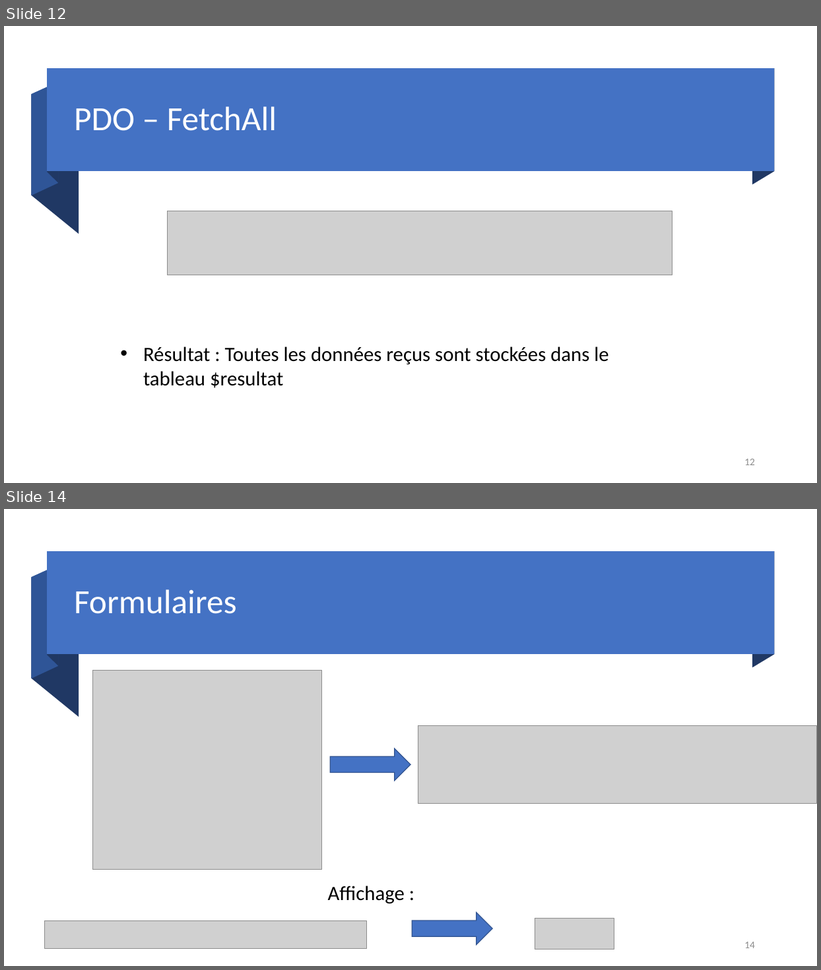
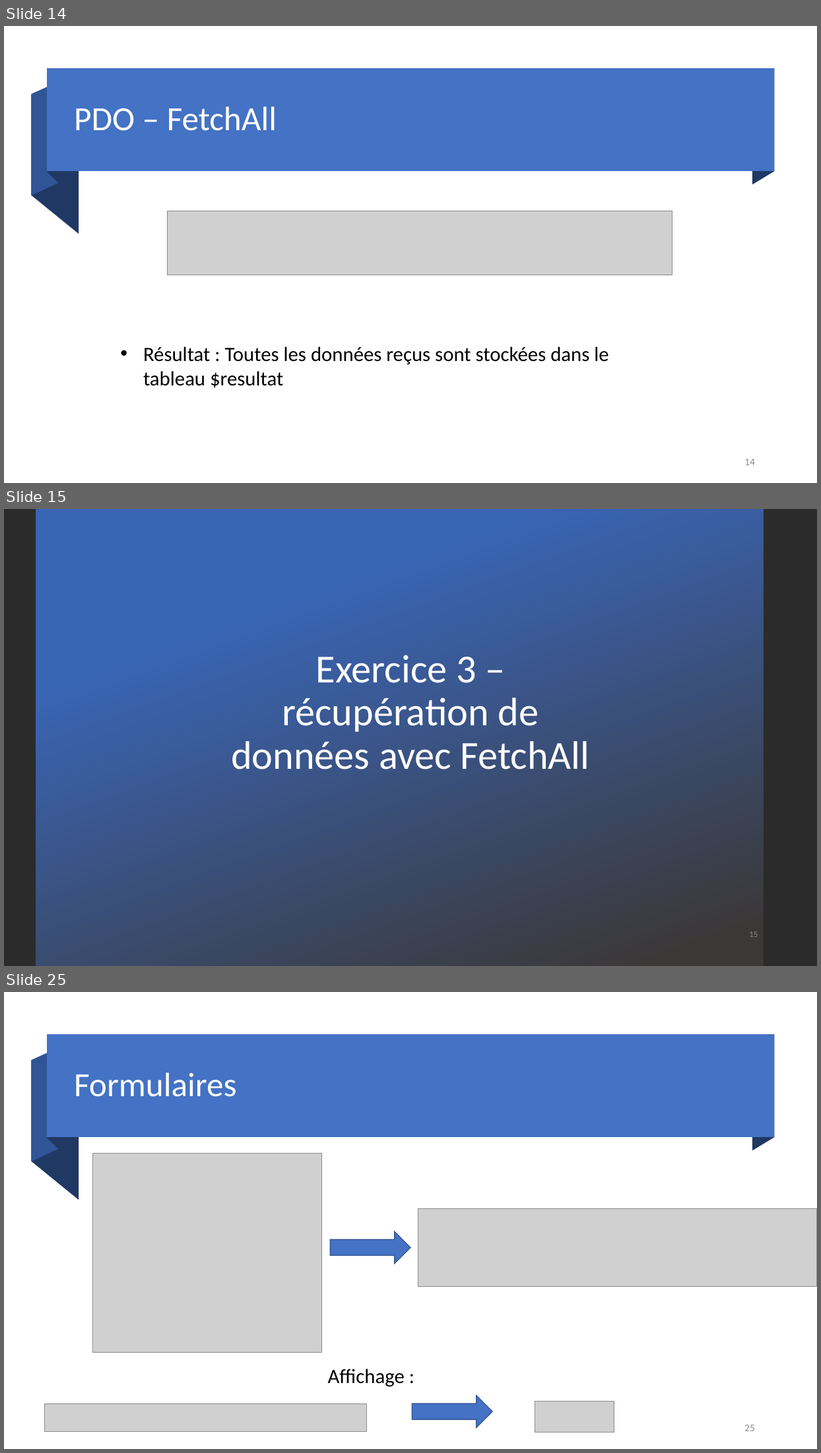
Before and after one commit to DylanMielot/FormationFormateur, a slide deck: Formation de formateur.pptx. Shown one above the other, each under a label of ours: slides 12 and 14 before the commit, slides 14, 15 and 25 after it; the slides between them are not shown. The pictures are 821x970 and 821x1453 pixels, drawn with LibreOffice and Linux fonts; fonts in the diff are those of the drawing; grey boxes stand for pictures; background and template pictures are left out; a plain dark background stands for a picture behind light text. Boxes give left, top, right and bottom in pixels: in the first picture for what was removed or moved away, otherwise in the second. Text is boxed around its words. In the diff, an @@ line names an element or a change of style, - is before the commit and + after.

```diff
--- a/Formation de formateur.pptx
+++ b/Formation de formateur.pptx
@@ slide 15 added at <box>4,509,817,966</box>, background picture (left out) @@
@@ rectangle added at <box>36,509,764,966</box>, fill gradient #3965B5 to #3B3838 @@
@@ title added at <box>231,655,590,770</box>, 47 pt, text #FFFFFF @@
+Exercice 3 – récupération de données avec FetchAll
@@ page number added at <box>749,932,758,937</box>, 10 pt, text #898989 @@
+15
@@ what was slide 12 is now slide 14 @@
@@ page number at <box>745,459,755,466</box>: text changed @@
-12
+14
@@ what was slide 14 is now slide 25 @@
@@ page number at <box>745,1425,755,1432</box>: text changed @@
-14
+25
```
Also in this commit, not shown: 1 slide changed, 11 other slides added.
